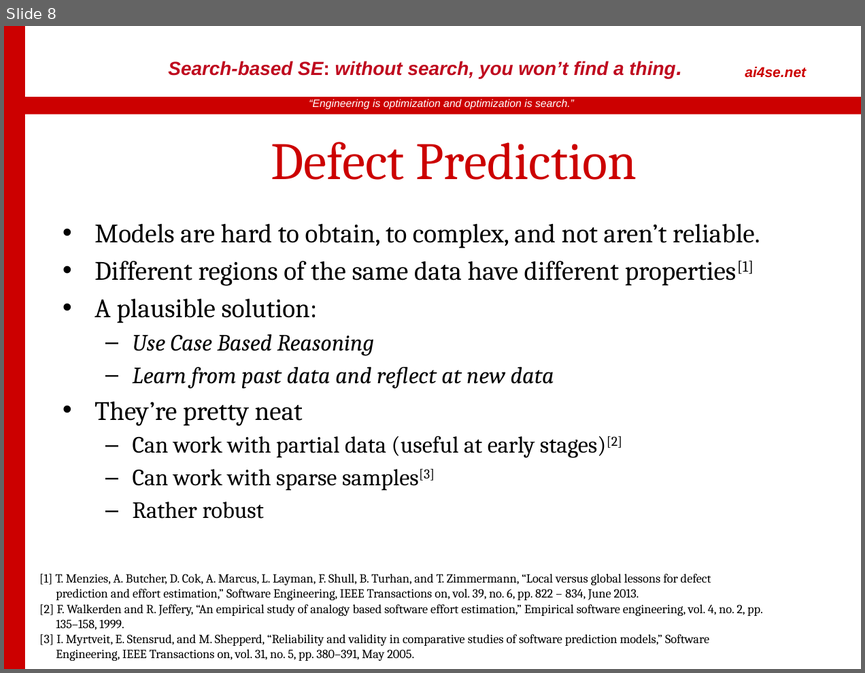
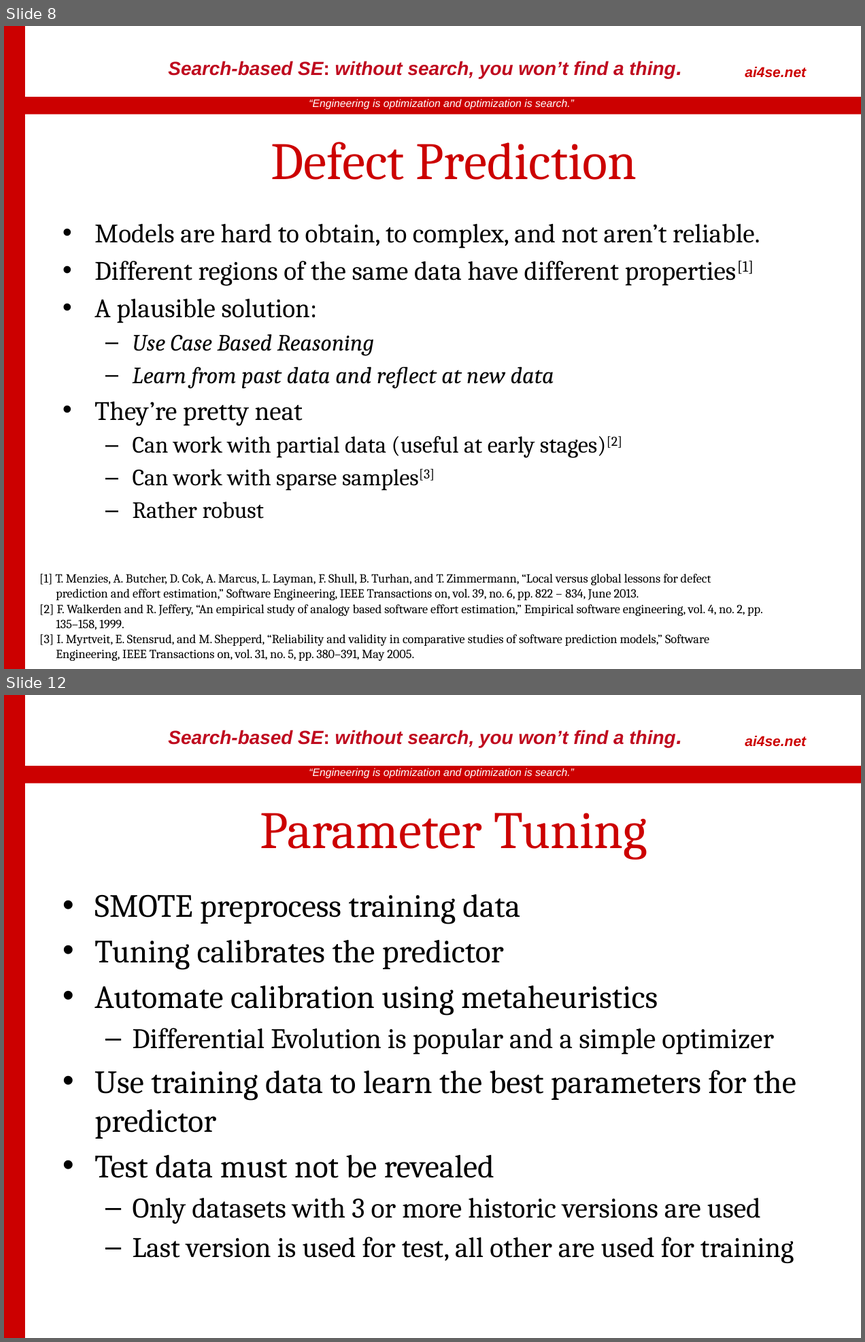
Before and after one commit to rahlk/CSC712-Software-Testing, a slide deck: Report/FinalPresentation.pptx. Shown one above the other, each under a label of ours: slide 8 before the commit, slides 8 and 12 after it; the slides between them are not shown. The pictures are 865x673 and 865x1342 pixels, drawn with LibreOffice and Linux fonts; fonts in the diff are those of the drawing; background and template pictures are left out. Boxes give left, top, right and bottom in pixels: in the first picture for what was removed or moved away, otherwise in the second. Text is boxed around its words. In the diff, an @@ line names an element or a change of style, - is before the commit and + after.

```diff
--- a/Report/FinalPresentation.pptx
+++ b/Report/FinalPresentation.pptx
@@ slide 12 added at box(4, 695, 861, 1338), background #FFFFFF; not listed: 4 template elements that a slide beside it also shows @@
@@ title added at box(260, 813, 647, 859), 44 pt, text #CC0000 @@
+Parameter Tuning
@@ text added at box(94, 894, 796, 1263), 27.2 pt, text #000000 @@
+• SMOTE preprocess training data
+• Tuning calibrates the predictor
+• Automate calibration using metaheuristics
+  – Differential Evolution is popular and a simple optimizer
+• Use training data to learn the best parameters for the predictor
+• Test data must not be revealed
+  – Only datasets with 3 or more historic versions are used
+  – Last version is used for test, all other are used for training
```
Also in this commit, not shown: 2 slides changed, 10 other slides added.
